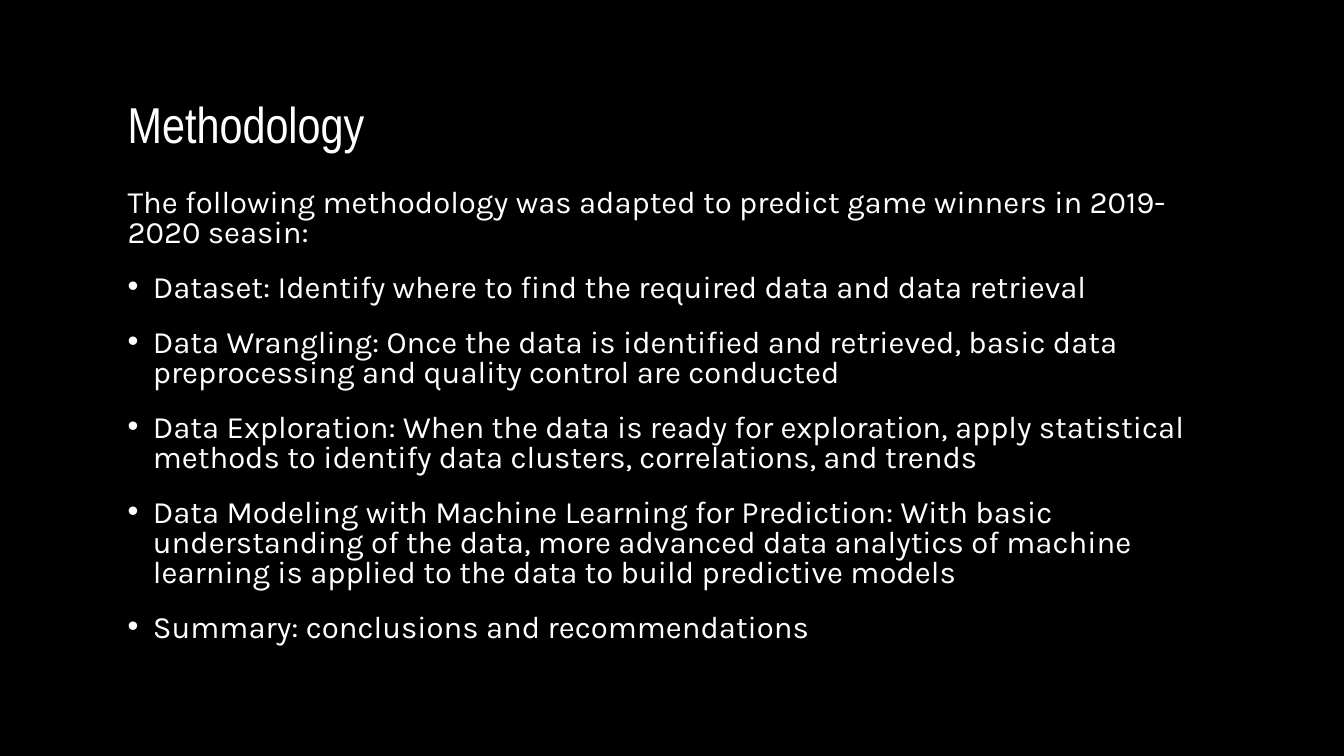
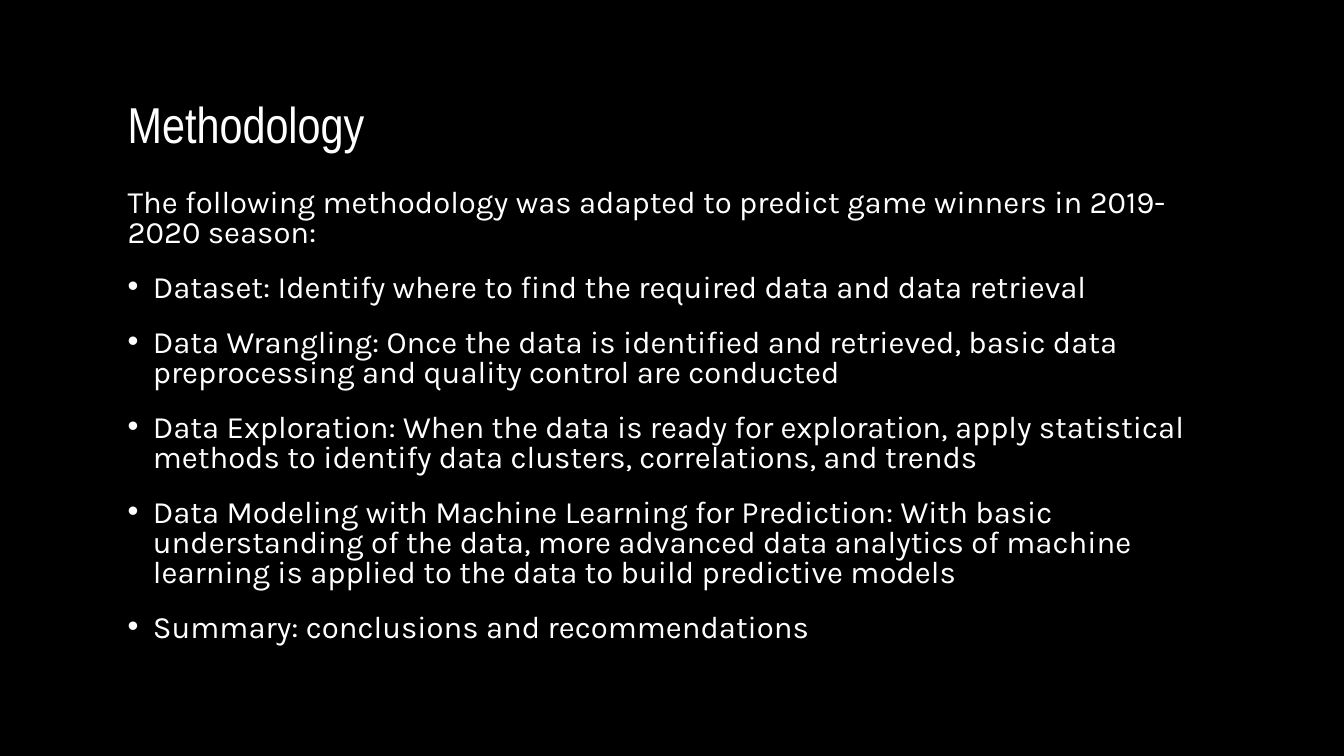
Before and after one commit to wt0034/Springboard, a slide deck: slide 5 of Capstone 3/Capstone 3.pptx. Drawn at 1344x756 pixels with LibreOffice and Linux fonts; fonts in the diff are those of the drawing; background and template pictures are left out. Boxes give left, top, right and bottom in pixels: in the first picture for what was removed or moved away, otherwise in the second. Text is boxed around its words. In the diff, an @@ line names an element or a change of style, - is before the commit and + after.

```diff
--- a/Capstone 3/Capstone 3.pptx
+++ b/Capstone 3/Capstone 3.pptx
@@ text at <box>128,191,1166,244</box>: text changed @@
-The following methodology was adapted to predict game winners in 2019-2020 seasin:
+The following methodology was adapted to predict game winners in 2019-2020 season:
```
Also in this commit, not shown: 1 other slide changed.
